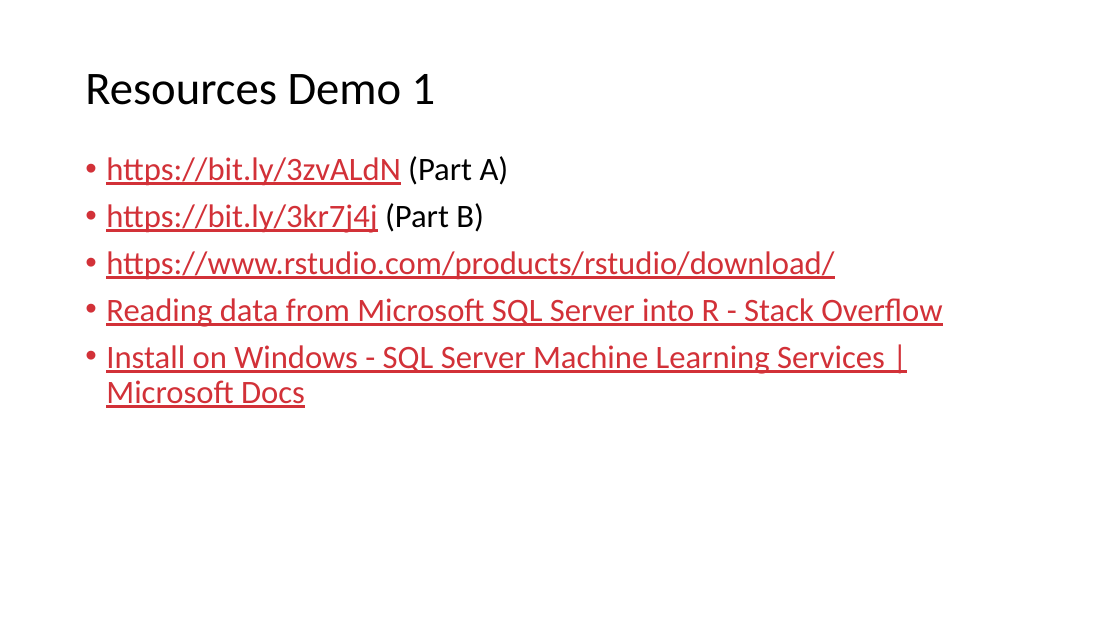
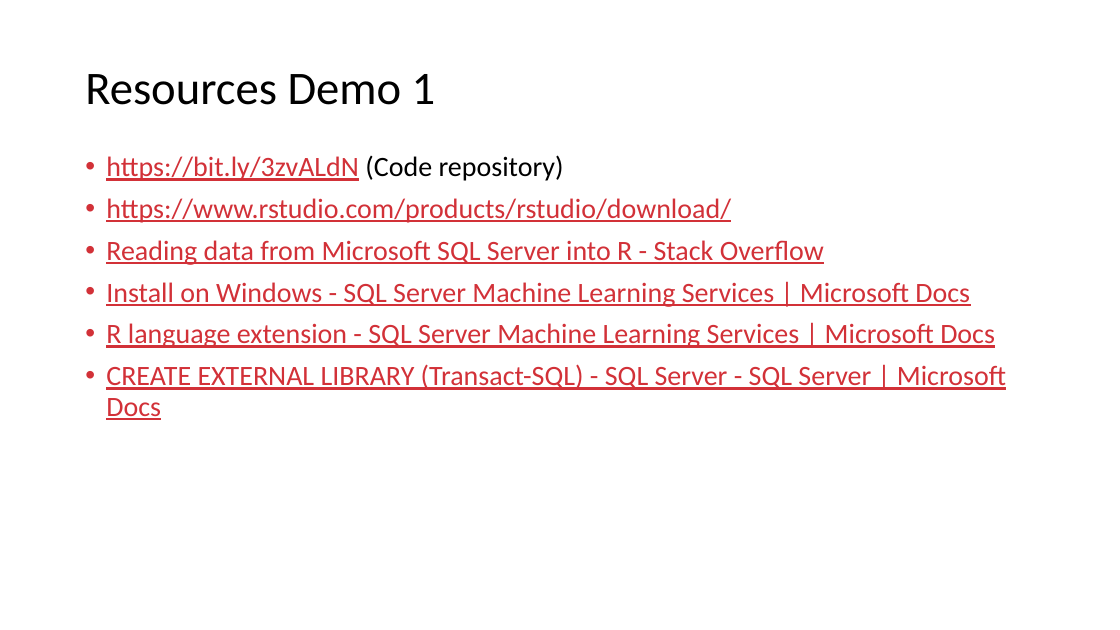
Before and after one commit to hfleitas/AzureSynapseForActuaries, a slide deck: slide 16 of Brent-Hiram-BackToBasicsAnalyticsForActuaries_format.pptx. Drawn at 1120x630 pixels with LibreOffice and Linux fonts; fonts in the diff are those of the drawing; background and template pictures are left out. Boxes give left, top, right and bottom in pixels: in the first picture for what was removed or moved away, otherwise in the second. Text is boxed around its words. In the diff, an @@ line names an element or a change of style, - is before the commit and + after.

Commit message:
update demo 2 placeholders

```diff
--- a/Brent-Hiram-BackToBasicsAnalyticsForActuaries_format.pptx
+++ b/Brent-Hiram-BackToBasicsAnalyticsForActuaries_format.pptx
@@ text at bbox=[106, 155, 564, 181]: text changed; size 28 to 24 pt @@
-• https://bit.ly/3zvALdN (Part A)
-• https://bit.ly/3kr7j4j (Part B)
+• https://bit.ly/3zvALdN (Code repository)
@@ text at bbox=[106, 198, 970, 307]: size 28 to 24 pt in "https://www.rstudio.com/products/rstudio/download/", "Reading data from Microsoft SQL Server into ...", "Install on Windows - SQL Server Machine ..." @@
@@ text at bbox=[106, 323, 1006, 420]: paragraphs added @@
+• R language extension - SQL Server Machine Learning Services | Microsoft Docs
+• CREATE EXTERNAL LIBRARY (Transact-SQL) - SQL Server - SQL Server | Microsoft Docs
```
Also in this commit, not shown: 2 other slides changed, 5 slides added, 1 slide removed.
